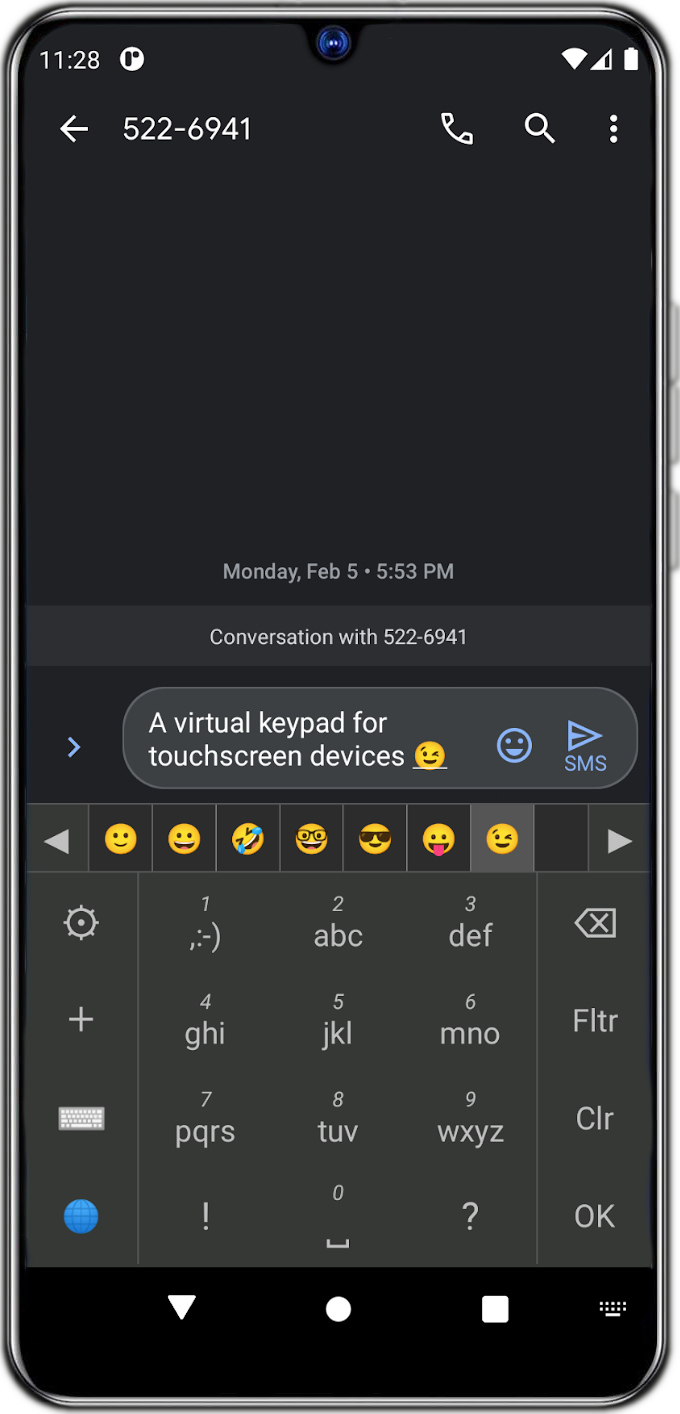
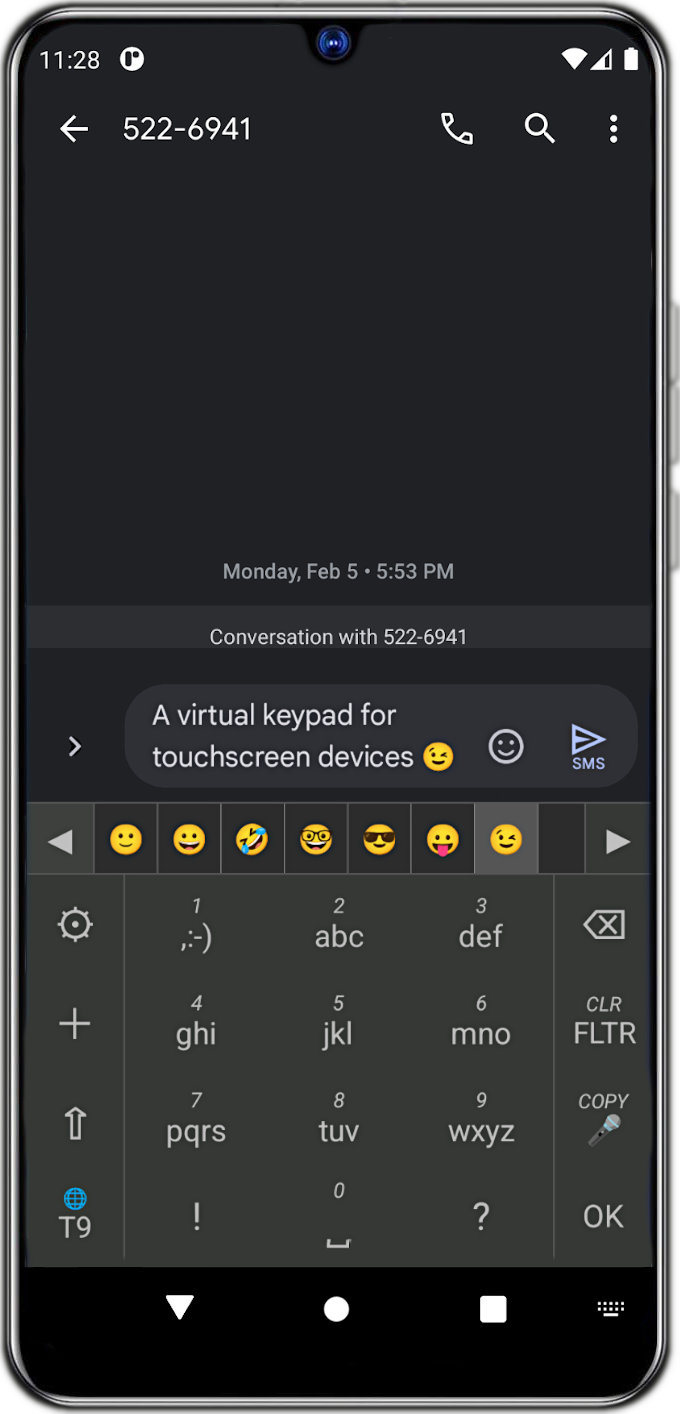
Revision of a layered 680×1414 image; what changed, layer by layer:
added layer "бутони" above "2" over [24, 1267, 655, 1323]
renamed "екран" to "1", painted on it over [15, 648, 665, 1402]
